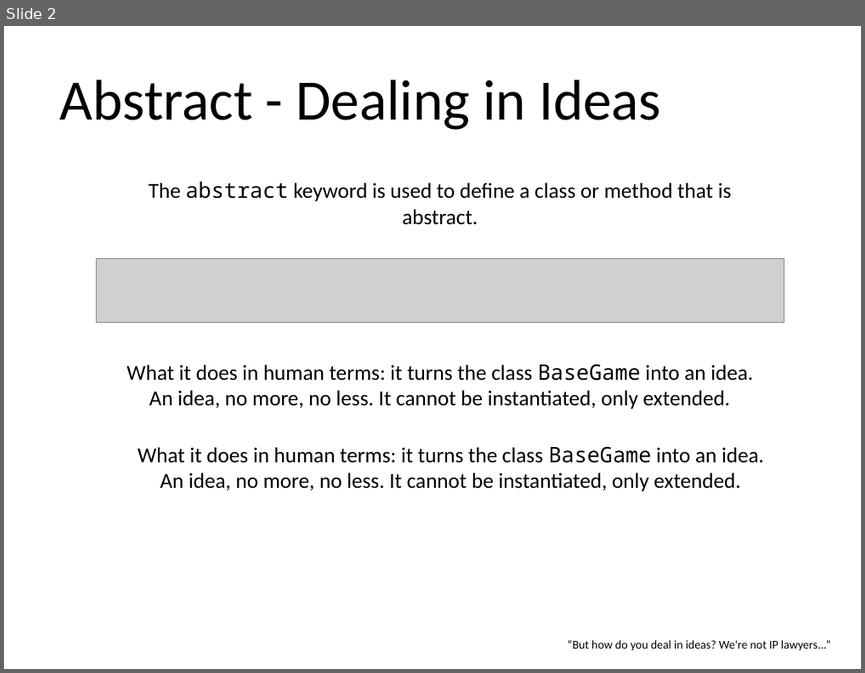
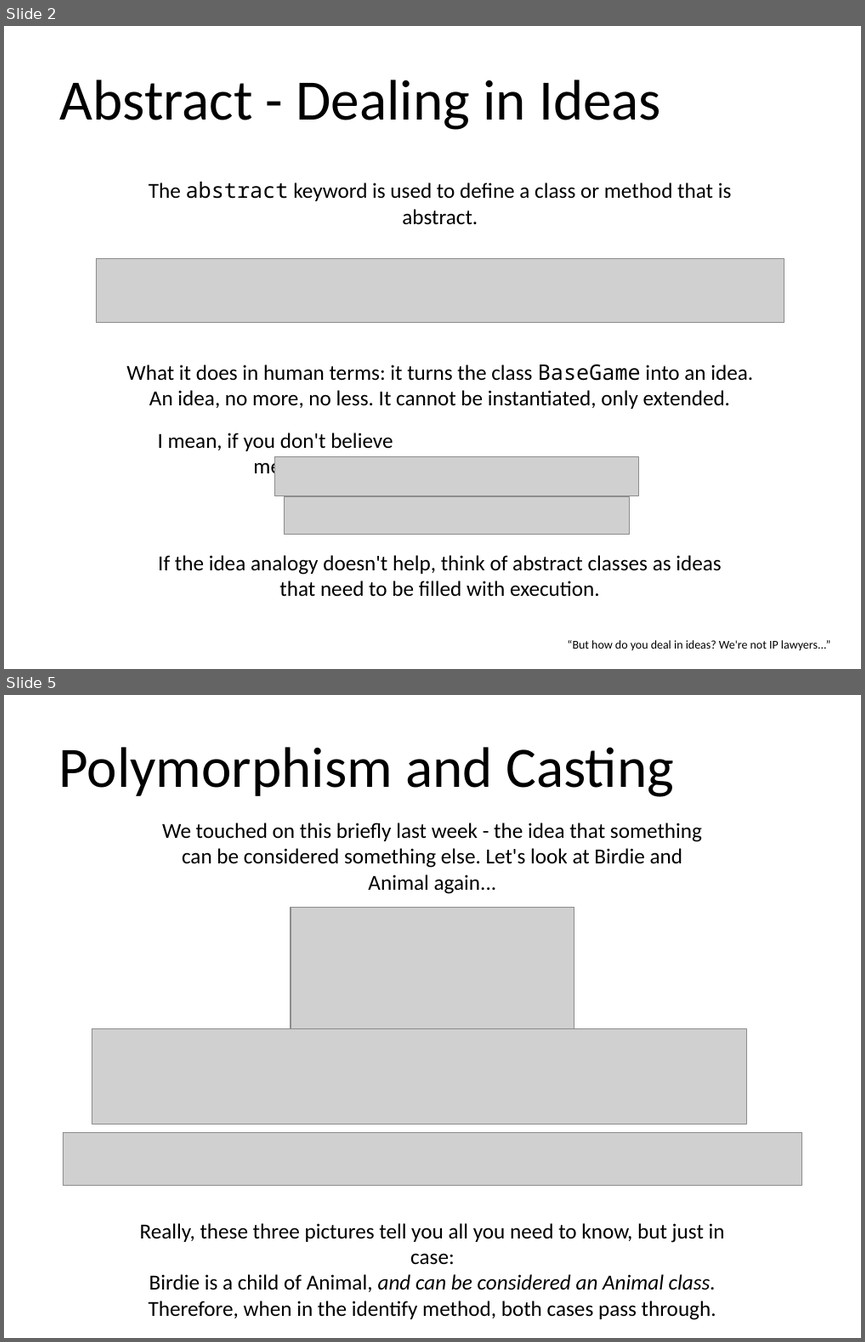
Before and after one commit to Chances-1/Swerve, a slide deck: Java_Class_30th_Nov.pptx. Shown one above the other, each under a label of ours: slide 2 before the commit, slides 2 and 5 after it; the slides between them are not shown. The pictures are 865x673 and 865x1342 pixels, drawn with LibreOffice and Linux fonts; fonts in the diff are those of the drawing; grey boxes stand for pictures. Boxes give left, top, right and bottom in pixels: in the first picture for what was removed or moved away, otherwise in the second. Text is boxed around its words. In the diff, an @@ line names an element or a change of style, - is before the commit and + after.

```diff
--- a/Java_Class_30th_Nov.pptx
+++ b/Java_Class_30th_Nov.pptx
@@ slide 5 added at (x1=4, y1=695, x2=861, y2=1338), background #FFFFFF @@
@@ text added at (x1=58, y1=747, x2=674, y2=797), 48 pt, text #000000 @@
+Polymorphism and Casting
@@ text added at (x1=162, y1=823, x2=702, y2=894), 18 pt, text #000000 @@
+We touched on this briefly last week - the idea that something can be considered something else. Let's look at Birdie and Animal again...
@@ picture added at (x1=290, y1=907, x2=574, y2=1029) @@
@@ picture added at (x1=92, y1=1028, x2=747, y2=1123) @@
@@ picture added at (x1=64, y1=1132, x2=802, y2=1185) @@
@@ text added at (x1=140, y1=1223, x2=725, y2=1320), 18 pt, text #000000 @@
+Really, these three pictures tell you all you need to know, but just in case:
+Birdie is a child of Animal, and can be considered an Animal class.
+Therefore, when in the identify method, both cases pass through.
@@ slide 2 changed as well @@
@@ text added at (x1=158, y1=432, x2=392, y2=479), 18 pt, text #000000 @@
+I mean, if you don't believe me...
@@ text removed at (x1=137, y1=446, x2=764, y2=491) @@
-What it does in human terms: it turns the class BaseGame into an idea.
-An idea, no more, no less. It cannot be instantiated, only extended.
@@ picture added at (x1=275, y1=457, x2=639, y2=496) @@
@@ picture added at (x1=284, y1=496, x2=630, y2=534) @@
@@ text added at (x1=158, y1=555, x2=721, y2=596), 18 pt, text #000000 @@
+If the idea analogy doesn't help, think of abstract classes as ideas that need to be filled with execution.
```
Also in this commit, not shown: 1 other slide changed, 3 other slides added, 9 slides removed.
